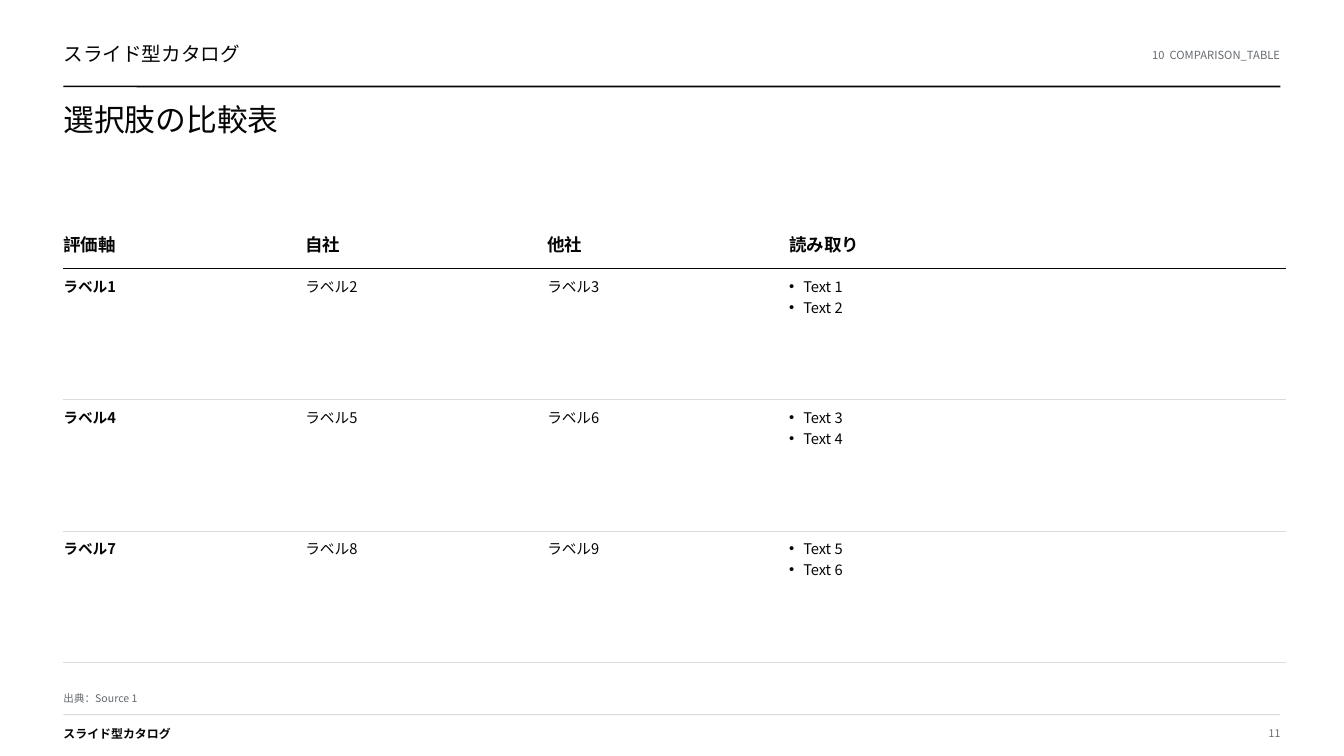
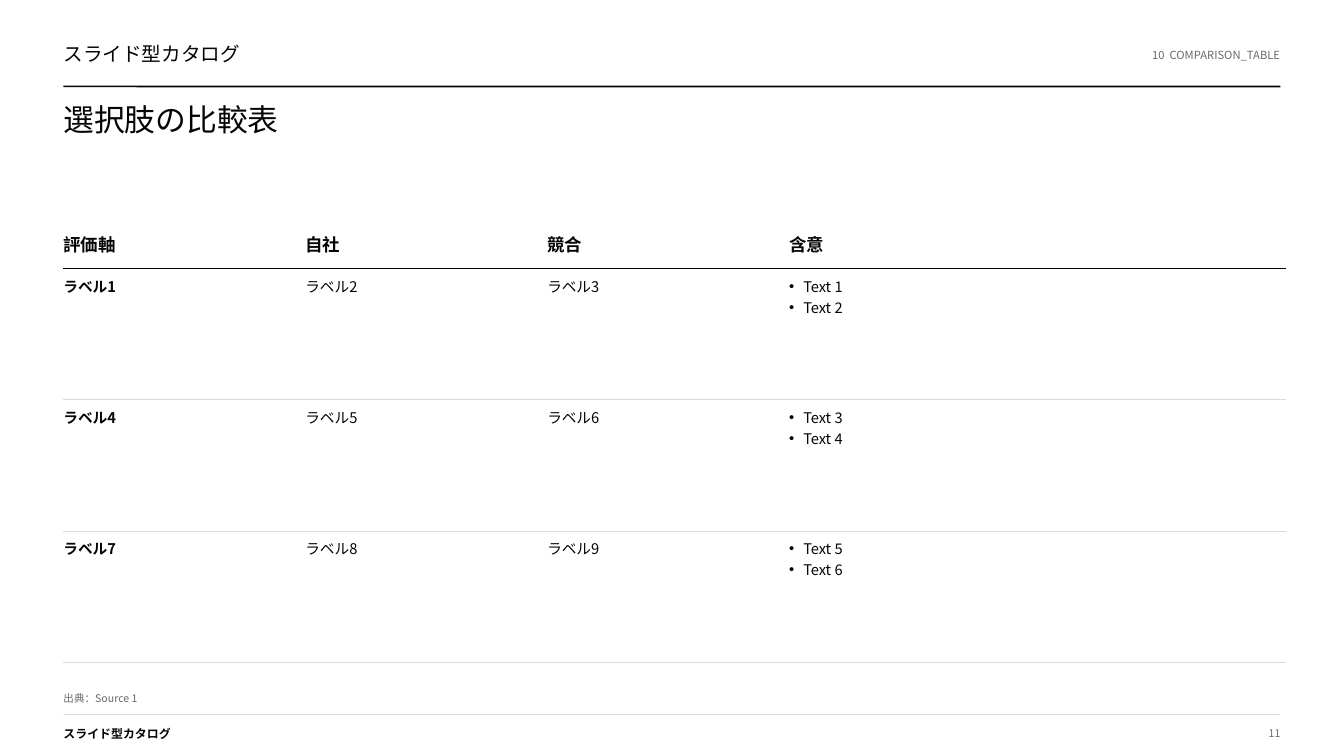
Before and after one commit to gozen3ji/consulting-pptx-skill, a slide deck: slide 11 of assets/SuperTemplate_36type.pptx. Drawn at 1344x756 pixels with LibreOffice and Linux fonts; fonts in the diff are those of the drawing. Boxes give left, top, right and bottom in pixels: in the first picture for what was removed or moved away, otherwise in the second. Text is boxed around its words. In the diff, an @@ line names an element or a change of style, - is before the commit and + after.

```diff
--- a/assets/SuperTemplate_36type.pptx
+++ b/assets/SuperTemplate_36type.pptx
@@ table at <box>64,224,1287,579</box> @@
-row 1, column 3: 他社
+row 1, column 3: 競合
-row 1, column 4: 読み取り
+row 1, column 4: 含意
```
Also in this commit, not shown: 7 other slides changed, 1 other file.
